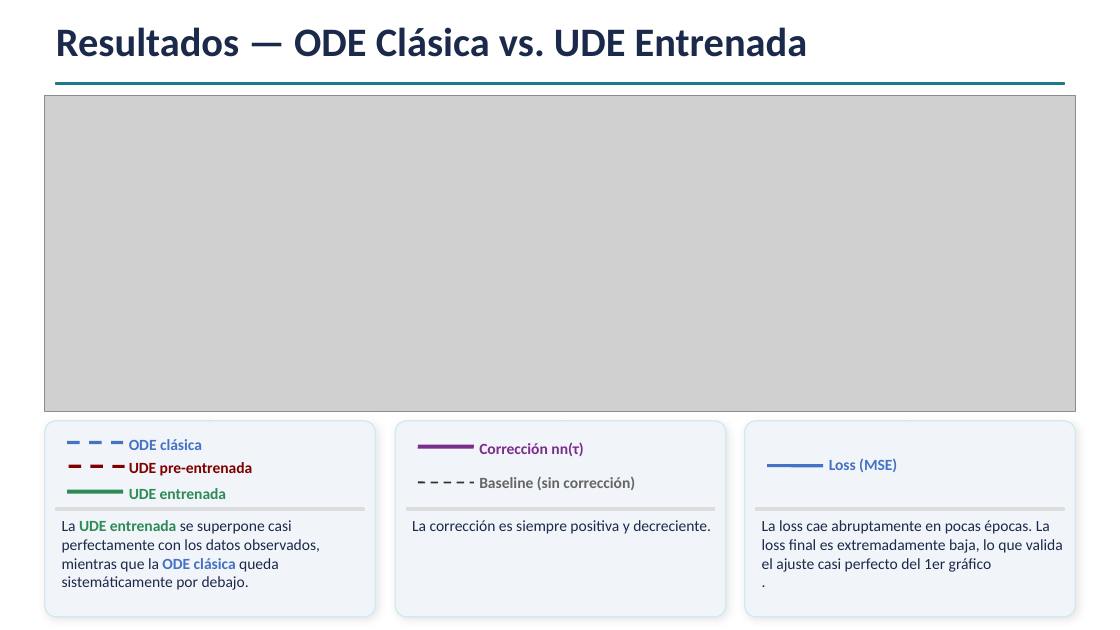
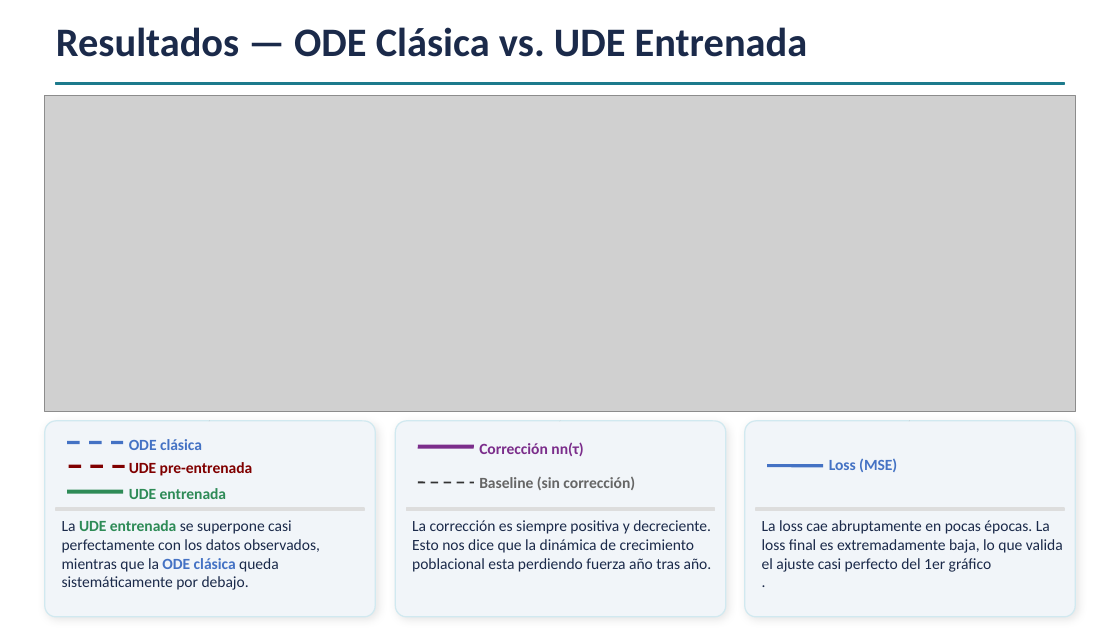
Before and after one commit to matias258/Analisis-sobre-Dinamicas-Demograficas-Argentinas-Mediante-UDE, a slide deck: slide 11 of UDE_Argentina_2050.pptx. Drawn at 1120x630 pixels with LibreOffice and Linux fonts; fonts in the diff are those of the drawing; grey boxes stand for pictures. Boxes give left, top, right and bottom in pixels: in the first picture for what was removed or moved away, otherwise in the second. Text is boxed around its words. In the diff, an @@ line names an element or a change of style, - is before the commit and + after.

```diff
--- a/UDE_Argentina_2050.pptx
+++ b/UDE_Argentina_2050.pptx
@@ text at box(412, 539, 712, 572): paragraph added @@
+Esto nos dice que la dinámica de crecimiento poblacional esta perdiendo fuerza año tras año.
```
Also in this commit, not shown: 3 other slides changed, 1 slide added, 2 other files.
